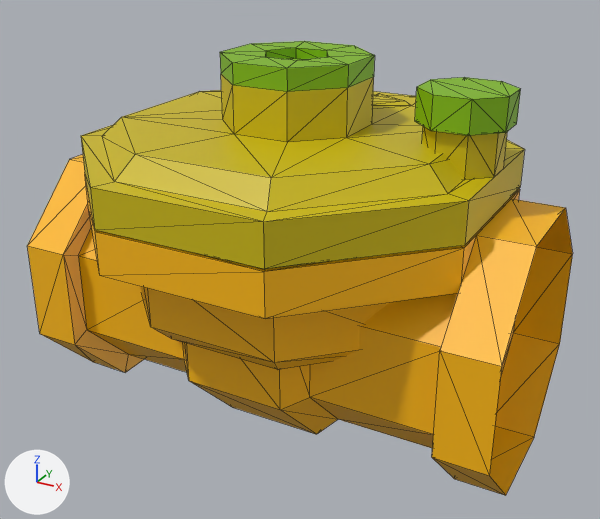
The COLLADA model src/fpe_pressure_regulator/fpe_pressure_regulator.dae: old version first, new version second.
Both versions are drawn from a camera (50 mm lens) standing at (0.191, -0.344, 0.193) and looking at (-0.001, 0.006, 0.018). The axes (+X, +Y, +Z) are drawn at lower left. The lights are the same throughout. The picture after the commit comes second. Mesh edges are drawn as thin lines.

Objects in the first picture: 'pressure_regulator_alt'.
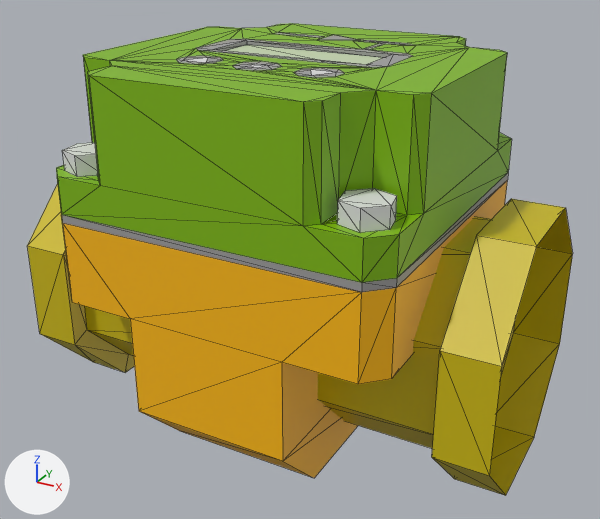
Commit message: Rework pressure regulator

Edits to the bpy script that builds the scene:
```text
Add mat_lcd_background:
    mat_lcd_background = principled_material('lcd_background')
    mat_lcd_background.base_color = (0.584, 0.694, 0.451)  # green #c9d9b3
Add mat_dark_gray_002:
    mat_dark_gray_002 = principled_material('dark_gray.002')
    mat_dark_gray_002.base_color = (0.337, 0.337, 0.337)  # grey #9d9d9d
Add mat_gray_004:
    mat_gray_004 = principled_material('gray.004')
    mat_gray_004.base_color = (0.784, 0.784, 0.784)  # white #e5e5e5
Change me_cube_028:
    used by ob_pressure_regulator_alt; location = (0.0, 0.0, 0.0)
    remove me_cube_028.from_pydata(...)  # 238 vertices, 428 faces; spans x -0.125..0.125, y -0.1..0.1, z -0.063..0.125
    add me_cube_028.from_pydata(...)  # 287 vertices, 506 faces; spans x -0.125..0.125, y -0.085..0.125, z -0.065..0.125
    me_cube_028 part 1: the loose piece of 130 vertices spanning x -0.1..0.1, y -0.1..0.1, z 0.0..0.125 is rebuilt with 159 vertices and now spans x -0.085..0.085, y -0.085..0.085, z -0.065..0.125
    me_cube_028 part 2: the loose piece of 32 vertices spanning x 0.063..0.103, y -0.02..0.02, z 0.083..0.118 is deleted
    me_cube_028 part 3
    28 vertices are removed from x -0.036..0.036, y -0.063..0.063, z -0.063..0.052
    62 faces are deleted
    24 vertices are added at x -0.081..0.08, y -0.081..0.08, z 0.077
    24 new vertices lie (0.0, 0.0, 0.01) away from vertices in x -0.081..0.08, y -0.081..0.08, z 0.077
    24 new faces join them, mat_editable2_008 (yellow #cdba00)
    64 new faces join them, mat_gray_004 (white #e5e5e5)
    me_cube_028 part 4: 56 faces spanning x -0.125..0.125, y -0.063..0.063, z -0.063..0.063 switch from mat_editable1_007 (yellow #ffbb00) to mat_editable2_008 (yellow #cdba00)
    other edits to the shape of me_cube_028 do not show in these pictures
    add me_cube_028.materials.append(mat_gray_004)  # white #e5e5e5
    add me_cube_028.materials.append(mat_dark_gray_002)  # grey #9d9d9d
    add me_cube_028.materials.append(mat_lcd_background)  # green #c9d9b3
```

Location of each change, [x1, y1, x2, y2] in pixels of the pictures (600 x 519 px; the box of a moved part takes in the faces that stretch with it):
'pressure_regulator_alt', reshaped: before [27, 41, 573, 496]; after [27, 23, 573, 496]
part 1 of me_cube_028, rebuilt (38% taller): before [81, 41, 525, 370]; after [56, 23, 512, 478]
part 2 of me_cube_028, deleted: before [415, 77, 521, 180]
part 3 of me_cube_028, moved or reshaped: before [78, 227, 458, 448]; after [62, 143, 491, 448]
part 4 of me_cube_028, recoloured: before [27, 155, 573, 496]; after [27, 183, 573, 496]
